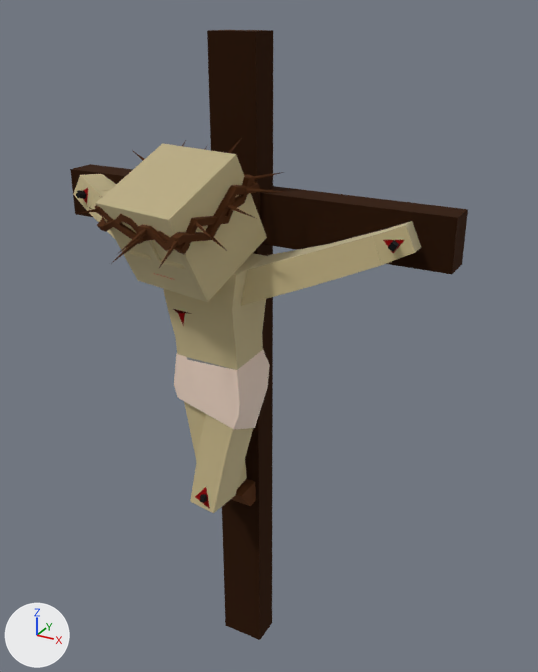
One commit to the glTF model assets/models/BigJesus.glb: the scene before it, then after it.
Before and after are seen from a 50 mm lens placed at (1.27, -2.81, 6.36), pointed at (-0.41, 0.24, 4.84). The axes (+X, +Y, +Z) are drawn at lower left. The lights are the same throughout. The first picture is the older version. Where no turn or scale is listed for an object, it has been applied to the vertices.

Names of what the first picture shows: 'BigJesus.001'.
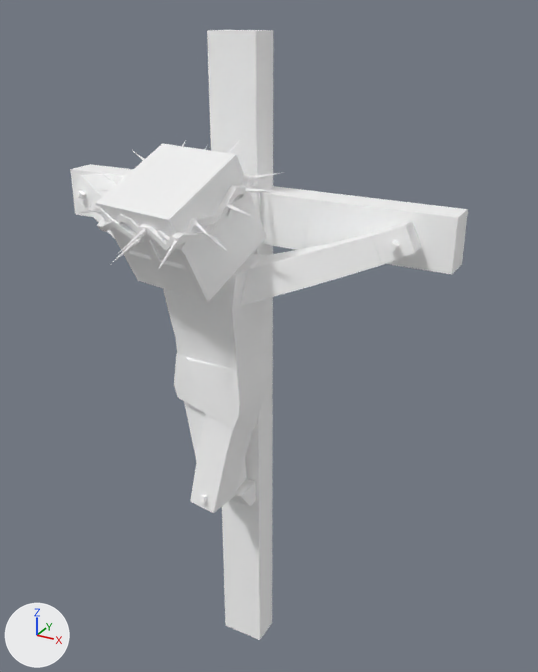
The newer file is also rescaled (x5.014), turned or shifted as a whole; pictures and numbers use the older file's frame.

What the commit changed:
Material 'DefaultMaterial' (mat_defaultmaterial) is new.
Its base color is (1.0, 1.0, 1.0) (white #ffffff).
Its metallic is 1.0.
Its roughness is 1.0.
me_mesh_0 has 485 vertices, 807 faces and spans x -1.09..1.09, y -0.47..0.57, z -2.47..1.1.
me_mesh_0 no longer uses material mat_deadmancharacter (picture img_image_0).
me_mesh_0 gains material mat_defaultmaterial (white #ffffff).

Location of each change, [x1, y1, x2, y2] in pixels of the pictures (538 x 672 px):
'BigJesus.001', recoloured (brown to white)
    both: [70, 30, 468, 640]
